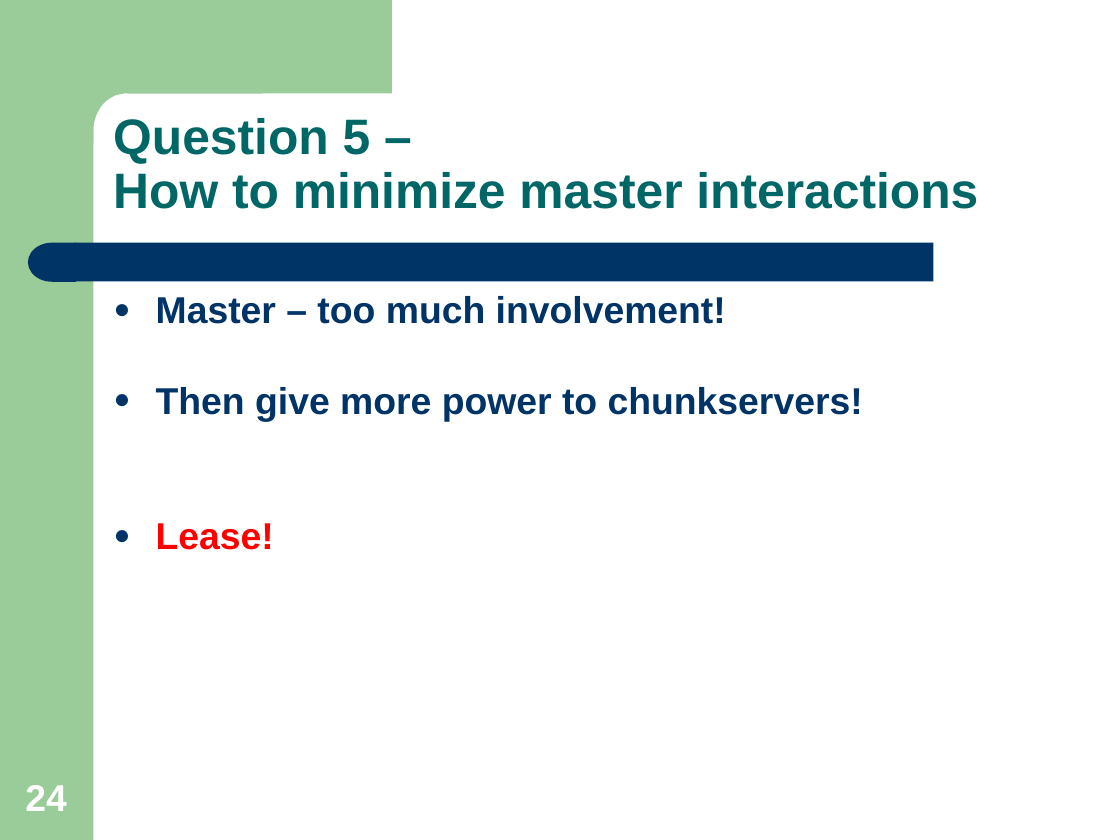
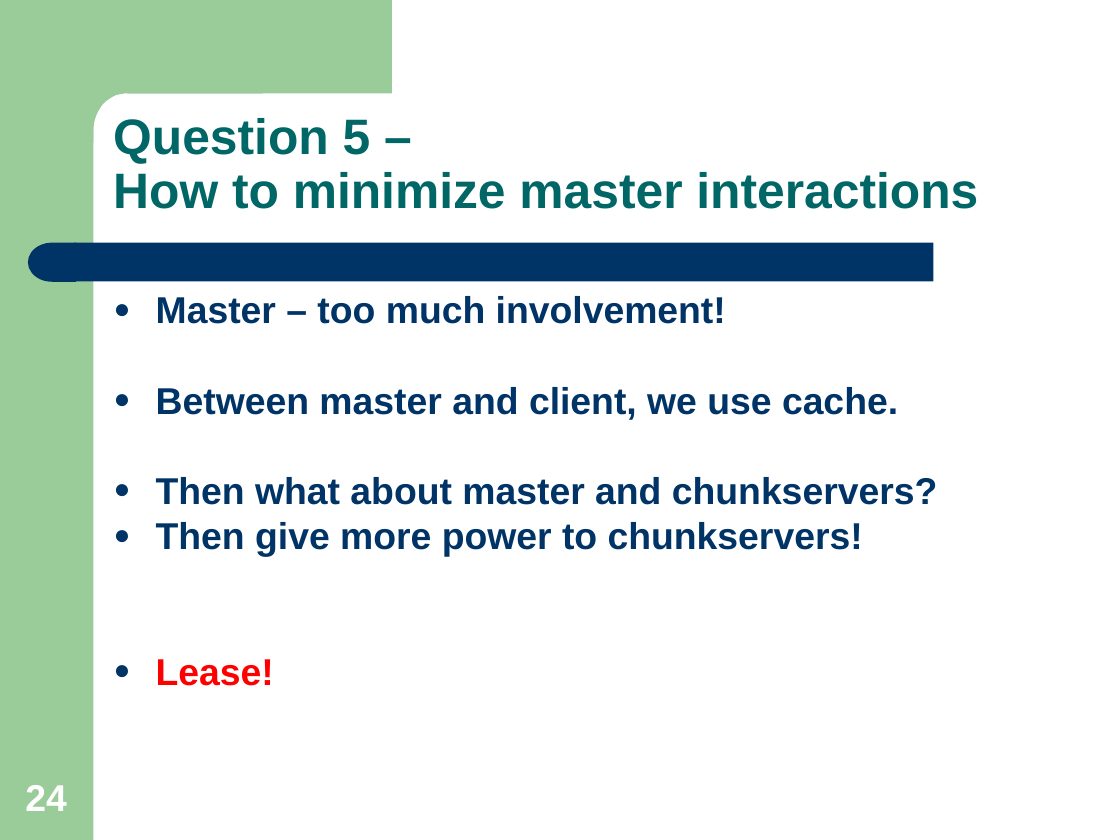
Before and after one commit to kingzevin/notes, a slide deck: slide 24 of distributed system/gfs - king.zevin.ppt. Drawn at 1120x840 pixels with LibreOffice and Linux fonts; fonts in the diff are those of the drawing. Boxes give left, top, right and bottom in pixels: in the first picture for what was removed or moved away, otherwise in the second. Text is boxed around its words. In the diff, an @@ line names an element or a change of style, - is before the commit and + after.

```diff
--- a/distributed system/gfs - king.zevin.ppt
+++ b/distributed system/gfs - king.zevin.ppt
@@ text at (156,387,938,505): paragraphs added @@
+● Between master and client, we use cache.
+● Then what about master and chunkservers?
```
Also in this commit, not shown: 6 other slides changed, 1 other file.
